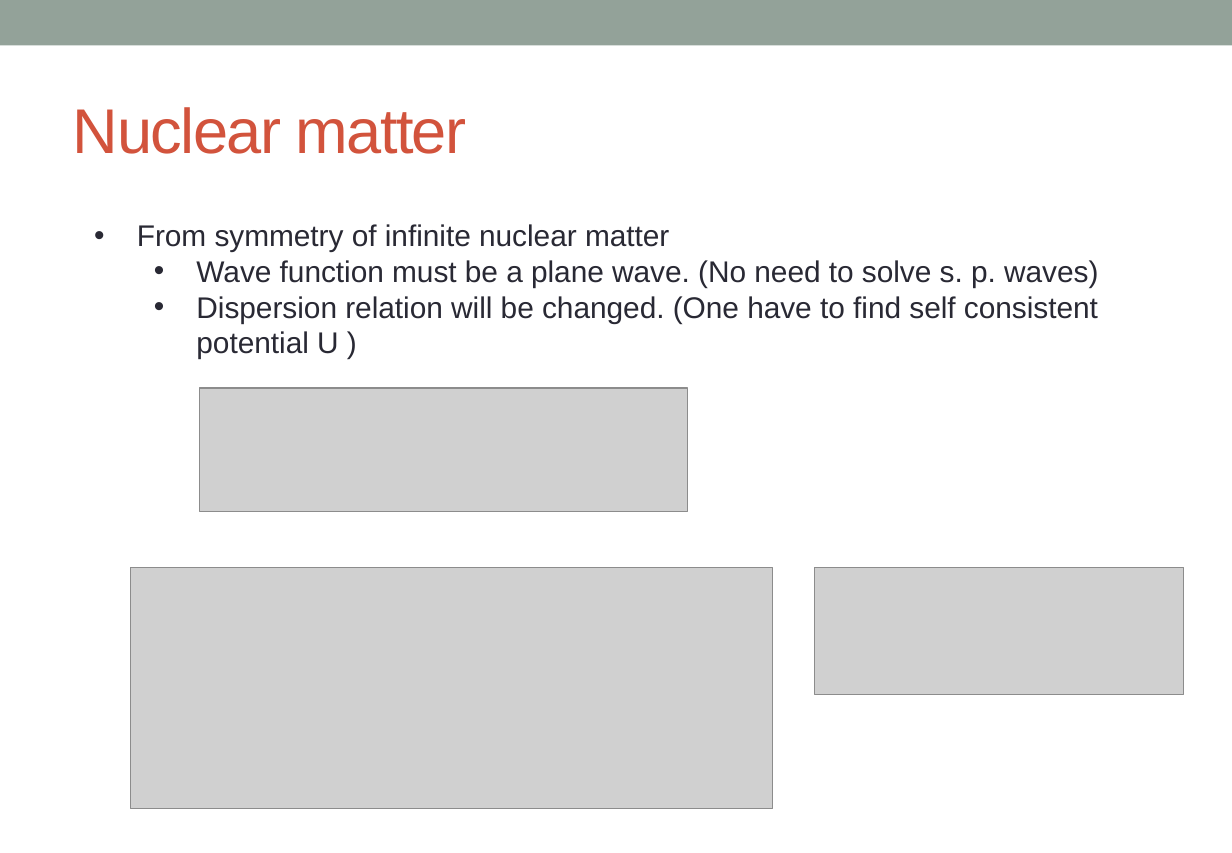
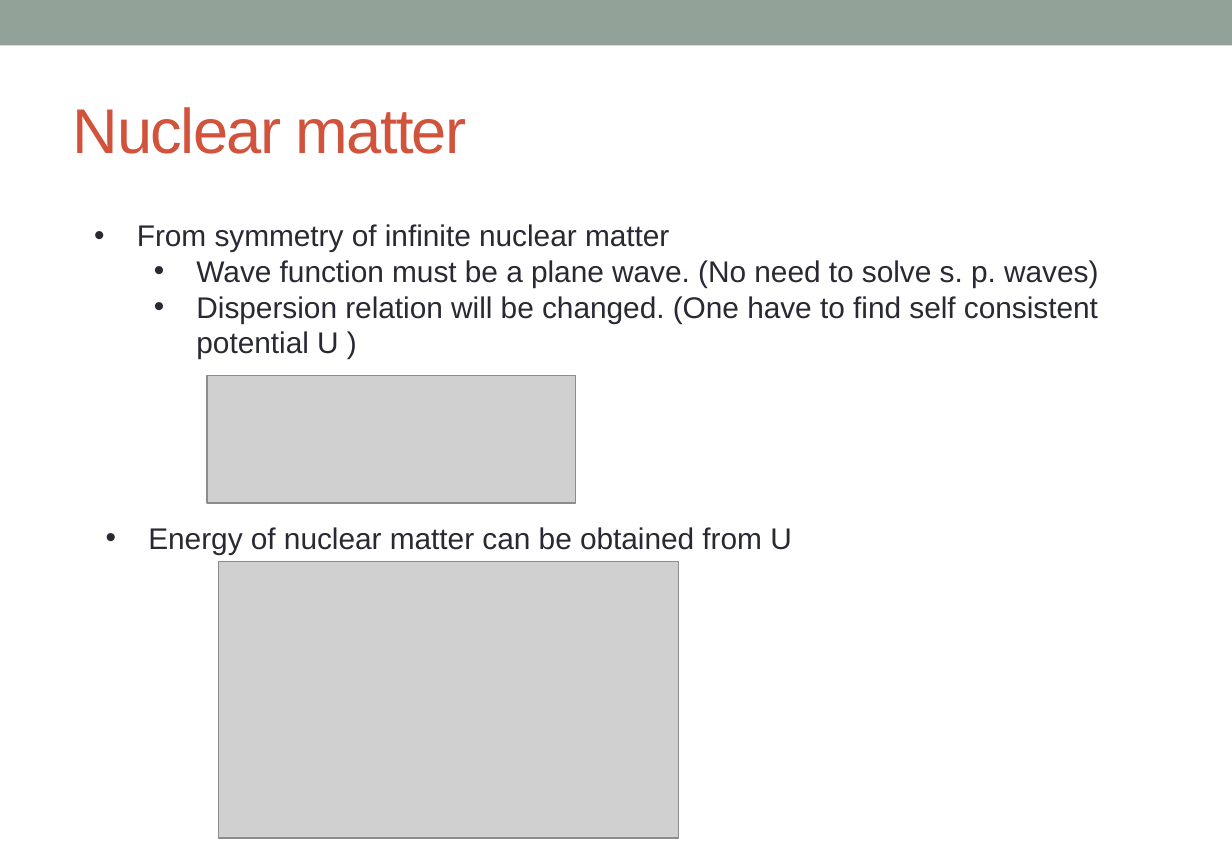
Before and after one commit to alphacentaury-github/NPSS2020, a slide deck: slide 10 of 20221201_숭실대_BHF_송영호.pptx (slide 9 before the commit). Drawn at 1232x853 pixels with LibreOffice and Linux fonts; fonts in the diff are those of the drawing; grey boxes stand for pictures. Boxes give left, top, right and bottom in pixels: in the first picture for what was removed or moved away, otherwise in the second. Text is boxed around its words. In the diff, an @@ line names an element or a change of style, - is before the commit and + after.

```diff
--- a/20221201_숭실대_BHF_송영호.pptx
+++ b/20221201_숭실대_BHF_송영호.pptx
@@ picture removed at (199,388,687,511) @@
@@ picture: place and size @@
-picture at (815,568,1183,695)
+picture at (207,375,576,503)
@@ text added at (148,527,792,555), 18.9 pt, text #292934 @@
+• Energy of nuclear matter can be obtained from U
@@ picture: place and size @@
-picture at (131,568,774,810)
+picture at (218,562,679,838)
```
Also in this commit, not shown: 13 other slides changed, 1 slide added.
